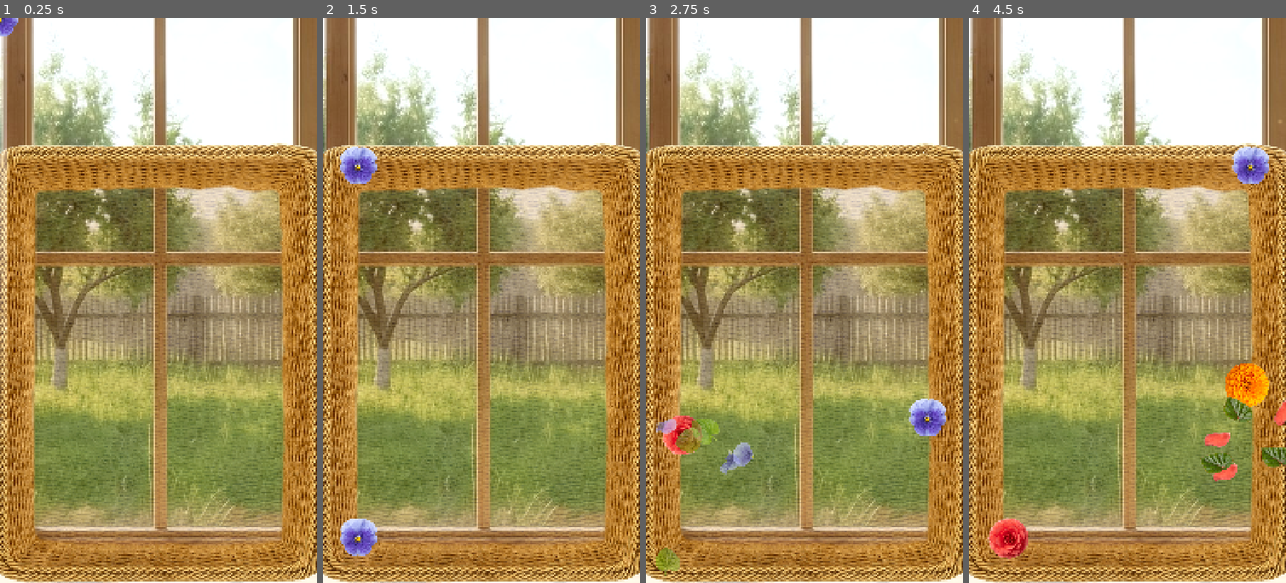
Above: before the commit, frames 1-4 (left to right).
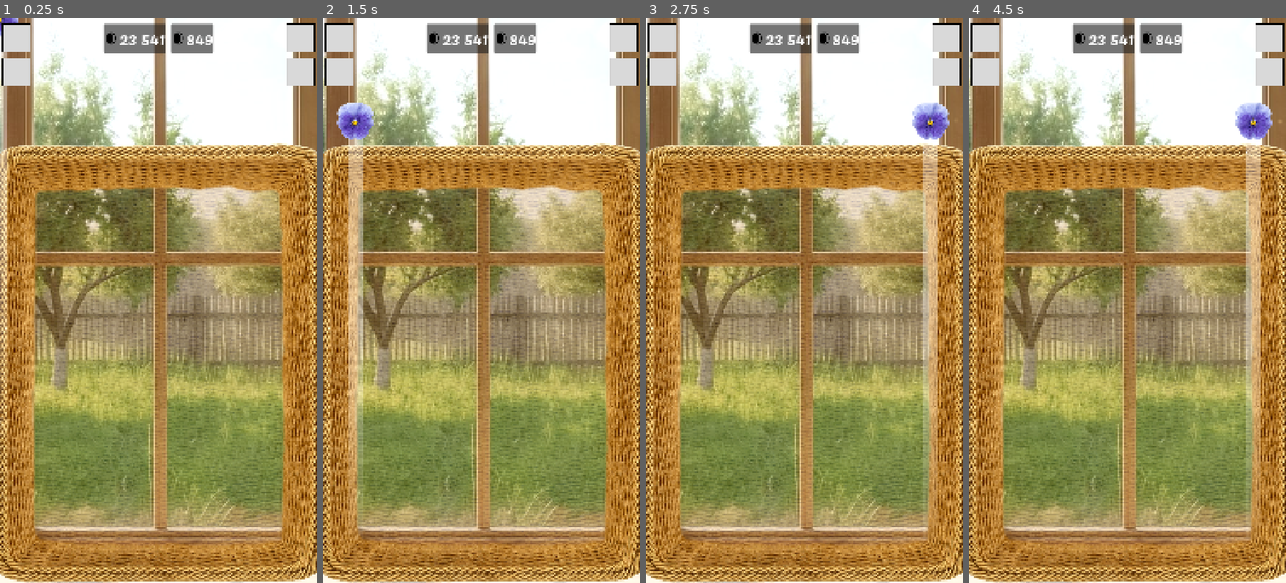
Above: after the commit, the same moments.

Repository: justkuzan/SuikaGame
Game: Godot game, scene res://Core/Level/Level.tscn
Two runs of this game, one before a commit and one after it. Both use one fixed random seed, a clock stepped at 60 frames per second and the inputs below.
Inputs (mouse positions are in pixels of both pictures, inside the frame that each line leads up to):
- Up to frame 1 (0.25 s): no input
- Up to frame 2 (1.5 s): click (338, 40) at 0.52 s; click (338, 74) at 1.27 s
- Up to frame 3 (2.75 s): click (947, 40) at 2.02 s
- Up to frame 4 (4.5 s): click (1270, 74) at 2.77 s; click (1270, 40) at 3.52 s; click (1270, 74) at 4.27 s

The runs differ from the first frame. In frame 1, 3.5% of the frame differs, in the area x 0-100%, y 0-12%; in frame 2, 8.0%; in frame 3, 8.9%; in frame 4, 9.7%, in the area x 0-100%, y 0-96%.
Error before the commit: Parse Error: Identifier "combo_multiplier" not declared in the current scope. (res://Core/ScoreManager/ScoreManager.gd:18)

Commit message:
Added draft game UI

Diff:
--- a/Assets/Sprites/TestObjects/test_icon.svg
+++ /dev/null
@@ -1,9 +0,0 @@
-<svg width="42" height="42" viewBox="0 0 42 42" fill="none" xmlns="http://www.w3.org/2000/svg">
-<path d="M7.66667 41.0003C11.3486 41.0003 14.3333 38.0156 14.3333 34.3337C14.3333 30.6518 11.3486 27.667 7.66667 27.667C3.98477 27.667 1 30.6518 1 34.3337C1 38.0156 3.98477 41.0003 7.66667 41.0003Z" fill="#7E5200"/>
-<path d="M13.333 34.334C13.333 31.2045 10.7965 28.6672 7.66699 28.667C4.53738 28.667 2 31.2044 2 34.334C2.00018 37.4634 4.53749 40 7.66699 40C10.7963 39.9998 13.3328 37.4633 13.333 34.334ZM15.333 34.334C15.3328 38.5679 11.9009 41.9998 7.66699 42C3.43292 42 0.000176263 38.568 0 34.334C0 30.0998 3.43281 26.667 7.66699 26.667C11.901 26.6672 15.333 30.0999 15.333 34.334Z" fill="#7E5200"/>
-<path d="M34.3337 38.7777C38.0156 38.7777 41.0003 35.7929 41.0003 32.111C41.0003 28.4291 38.0156 25.4443 34.3337 25.4443C30.6518 25.4443 27.667 28.4291 27.667 32.111C27.667 35.7929 30.6518 38.7777 34.3337 38.7777Z" fill="#7E5200"/>
-<path d="M40 32.1113C40 28.9818 37.4634 26.4445 34.334 26.4443C31.2044 26.4443 28.667 28.9817 28.667 32.1113C28.6672 35.2408 31.2045 37.7773 34.334 37.7773C37.4633 37.7772 39.9998 35.2407 40 32.1113ZM42 32.1113C41.9998 36.3453 38.5679 39.7772 34.334 39.7773C30.0999 39.7773 26.6672 36.3454 26.667 32.1113C26.667 27.8771 30.0998 24.4443 34.334 24.4443C38.568 24.4445 42 27.8773 42 32.1113Z" fill="#7E5200"/>
-<path d="M40.9997 1L14.333 7.66667V16.5556L40.9997 9.88889V1Z" fill="#7E5200"/>
-<path d="M14.333 34.3333V16.5556ZM40.9997 32.1111V9.88889ZM14.333 16.5556V7.66667L40.9997 1V9.88889M14.333 16.5556L40.9997 9.88889Z" fill="#7E5200"/>
-<path d="M40 32.111V11.1686L15.333 17.3356V34.3327C15.333 34.8849 14.8853 35.3327 14.333 35.3327C13.7807 35.3327 13.333 34.8849 13.333 34.3327V7.66664C13.333 7.20777 13.6457 6.80723 14.0908 6.69593L40.7568 0.0299192C41.0556 -0.0447661 41.3725 0.0220527 41.6152 0.21156C41.8579 0.40107 42 0.691774 42 0.999646V32.111C41.9999 32.663 41.5521 33.1108 41 33.111C40.4478 33.111 40.0001 32.6632 40 32.111ZM15.333 8.44594V15.2741L40 9.10707V2.27992L15.333 8.44594Z" fill="#7E5200"/>
-</svg>
--- a/Core/Level/Level.tscn
+++ b/Core/Level/Level.tscn
@@ -48,12 +48,12 @@
 [node name="SpawnController" parent="." unique_id=2099989366 node_paths=PackedStringArray("spawner") instance=ExtResource("7_8t823")]
 spawner = NodePath("../Spawner")
 
-[node name="CanvasLayer" parent="." unique_id=392788018 instance=ExtResource("8_8t823")]
-
 [node name="ScoreManager" parent="." unique_id=104208058 instance=ExtResource("9_4pbvs")]
 
 [node name="WorldEffects" parent="." unique_id=1849028498 instance=ExtResource("6_522nl")]
 
+[node name="InGameUI" parent="." unique_id=392788018 instance=ExtResource("8_8t823")]
+
 [node name="DebugManager" parent="." unique_id=459966933 instance=ExtResource("10_s8yjo")]
 visible = false
 flower_array = Array[ExtResource("11_6o4ui")]([ExtResource("12_bfaga"), ExtResource("13_uqkfl"), ExtResource("14_wfa2j"), ExtResource("15_8bs7h"), ExtResource("16_8lug0"), ExtResource("17_h7cw6"), ExtResource("18_g8yq2"), ExtResource("19_sm7tg"), ExtResource("20_thhmb"), ExtResource("21_3j116")])
--- a/Core/ScoreManager/ScoreManager.gd
+++ b/Core/ScoreManager/ScoreManager.gd
@@ -3,7 +3,7 @@
 
 @export var flower_resources: Array[FlowerData] = []
 
-#var combo_multiplier: int = 1
+var combo_multiplier: int = 1
 
 #var score_tween: Tween
 
@@ -27,8 +27,8 @@
 	SignalBus.coins_changed.emit(GameManager.total_coins)
 
 
-func on_combo_updated(_pos: Vector2, combo_count: int, combo_multiplier: int) -> void:
-	combo_multiplier = count
+func on_combo_updated(_pos: Vector2, _combo_count: int, new_combo_multiplier: int) -> void:
+	combo_multiplier = new_combo_multiplier
 
 
 #func score_animation() -> void:
--- a/UI/InGameUI.tscn
+++ b/UI/InGameUI.tscn
@@ -1,8 +1,15 @@
 [gd_scene format=3 uid="uid://wt22gdfc845k"]
 
 [ext_resource type="Script" uid="uid://b5tjkq6wgnoo6" path="res://UI/InGameUi.gd" id="1_iybee"]
+[ext_resource type="Texture2D" uid="uid://bqi1yu8iwr86w" path="res://Assets/Sprites/TestObjects/button-placeholder.png" id="2_v4w3m"]
+[ext_resource type="Texture2D" uid="uid://dspo1dek3tcm8" path="res://Assets/Sprites/TestObjects/icon-placeholder.png" id="3_fpkuk"]
+[ext_resource type="FontFile" uid="uid://cacm4b36c5c5a" path="res://Assets/Fonts/Pacifico-Regular.ttf" id="4_slqm7"]
 
-[node name="CanvasLayer" type="CanvasLayer" unique_id=392788018]
+[sub_resource type="LabelSettings" id="LabelSettings_yoa8l"]
+font = ExtResource("4_slqm7")
+font_size = 56
+
+[node name="InGameUI" type="CanvasLayer" unique_id=392788018]
 script = ExtResource("1_iybee")
 
 [node name="InGameUI" type="Control" parent="." unique_id=2125534134]
@@ -14,26 +21,105 @@
 grow_vertical = 2
 mouse_filter = 2
 
-[node name="MarginContainer" type="MarginContainer" parent="InGameUI" unique_id=1401164672]
+[node name="General-Margin" type="MarginContainer" parent="InGameUI" unique_id=1401164672]
 layout_mode = 1
-anchors_preset = 15
-anchor_right = 1.0
-anchor_bottom = 1.0
+anchors_preset = 5
+anchor_left = 0.5
+anchor_right = 0.5
+offset_left = -540.0
+offset_right = 540.0
+offset_bottom = 188.0
 grow_horizontal = 2
-grow_vertical = 2
-theme_override_constants/margin_left = 50
-theme_override_constants/margin_top = 50
-theme_override_constants/margin_right = 50
-theme_override_constants/margin_bottom = 50
+theme_override_constants/margin_left = 8
+theme_override_constants/margin_top = 20
+theme_override_constants/margin_right = 8
+theme_override_constants/margin_bottom = 20
 
-[node name="HBoxContainer" type="HBoxContainer" parent="InGameUI/MarginContainer" unique_id=846132476]
+[node name="Top-HBox" type="HBoxContainer" parent="InGameUI/General-Margin" unique_id=846132476]
 layout_mode = 2
 size_flags_vertical = 0
 
-[node name="Button" type="Button" parent="InGameUI/MarginContainer/HBoxContainer" unique_id=1295776541]
-visible = false
+[node name="LeftButtons-VBox" type="VBoxContainer" parent="InGameUI/General-Margin/Top-HBox" unique_id=1312850403]
 layout_mode = 2
-toggle_mode = true
-text = "Mute music"
+theme_override_constants/separation = 20
 
-[connection signal="toggled" from="InGameUI/MarginContainer/HBoxContainer/Button" to="." method="_on_button_toggled"]
+[node name="Menu-TextureButton" type="TextureButton" parent="InGameUI/General-Margin/Top-HBox/LeftButtons-VBox" unique_id=1552402156]
+layout_mode = 2
+texture_normal = ExtResource("2_v4w3m")
+
+[node name="SoundOff-TextureButton" type="TextureButton" parent="InGameUI/General-Margin/Top-HBox/LeftButtons-VBox" unique_id=693055671]
+layout_mode = 2
+texture_normal = ExtResource("2_v4w3m")
+
+[node name="Empty" type="MarginContainer" parent="InGameUI/General-Margin/Top-HBox" unique_id=1965676137]
+layout_mode = 2
+size_flags_horizontal = 3
+
+[node name="CenterCounters-HBox" type="HBoxContainer" parent="InGameUI/General-Margin/Top-HBox" unique_id=335160967]
+layout_mode = 2
+theme_override_constants/separation = 20
+
+[node name="Counter-Margin" type="MarginContainer" parent="InGameUI/General-Margin/Top-HBox/CenterCounters-HBox" unique_id=288157892]
+layout_mode = 2
+size_flags_vertical = 0
+
+[node name="CounterBg-Panel" type="Panel" parent="InGameUI/General-Margin/Top-HBox/CenterCounters-HBox/Counter-Margin" unique_id=315065840]
+layout_mode = 2
+
+[node name="Counter-HBox" type="HBoxContainer" parent="InGameUI/General-Margin/Top-HBox/CenterCounters-HBox/Counter-Margin" unique_id=1198849235]
+layout_mode = 2
+size_flags_horizontal = 4
+size_flags_vertical = 4
+
+[node name="Icon-TextureRect" type="TextureRect" parent="InGameUI/General-Margin/Top-HBox/CenterCounters-HBox/Counter-Margin/Counter-HBox" unique_id=331346275]
+layout_mode = 2
+size_flags_vertical = 4
+texture = ExtResource("3_fpkuk")
+stretch_mode = 2
+
+[node name="Counter-Label" type="Label" parent="InGameUI/General-Margin/Top-HBox/CenterCounters-HBox/Counter-Margin/Counter-HBox" unique_id=63904488]
+layout_mode = 2
+size_flags_vertical = 0
+text = "23 541"
+label_settings = SubResource("LabelSettings_yoa8l")
+
+[node name="Coins-Margin" type="MarginContainer" parent="InGameUI/General-Margin/Top-HBox/CenterCounters-HBox" unique_id=296882636]
+layout_mode = 2
+size_flags_vertical = 0
+
+[node name="CoinsBg-Panel" type="Panel" parent="InGameUI/General-Margin/Top-HBox/CenterCounters-HBox/Coins-Margin" unique_id=991110207]
+layout_mode = 2
+
+[node name="Coins-HBox" type="HBoxContainer" parent="InGameUI/General-Margin/Top-HBox/CenterCounters-HBox/Coins-Margin" unique_id=1196540390]
+layout_mode = 2
+size_flags_horizontal = 4
+size_flags_vertical = 4
+
+[node name="Icon-TextureRect" type="TextureRect" parent="InGameUI/General-Margin/Top-HBox/CenterCounters-HBox/Coins-Margin/Coins-HBox" unique_id=676708168]
+layout_mode = 2
+size_flags_vertical = 4
+texture = ExtResource("3_fpkuk")
+stretch_mode = 2
+
+[node name="Coins-Label" type="Label" parent="InGameUI/General-Margin/Top-HBox/CenterCounters-HBox/Coins-Margin/Coins-HBox" unique_id=1771735135]
+layout_mode = 2
+size_flags_vertical = 0
+text = "849"
+label_settings = SubResource("LabelSettings_yoa8l")
+
+[node name="Empty2" type="MarginContainer" parent="InGameUI/General-Margin/Top-HBox" unique_id=781786151]
+layout_mode = 2
+size_flags_horizontal = 3
+
+[node name="RightButtons-VBox" type="VBoxContainer" parent="InGameUI/General-Margin/Top-HBox" unique_id=1366916761]
+layout_mode = 2
+size_flags_horizontal = 8
+theme_override_constants/separation = 20
+
+[node name="Booster1-TextureButton" type="TextureButton" parent="InGameUI/General-Margin/Top-HBox/RightButtons-VBox" unique_id=1328581110]
+layout_mode = 2
+texture_normal = ExtResource("2_v4w3m")
+
+[node name="Booster2-TextureButton" type="TextureButton" parent="InGameUI/General-Margin/Top-HBox/RightButtons-VBox" unique_id=757628140]
+layout_mode = 2
+texture_normal = ExtResource("2_v4w3m")
--- a/UI/InGameUi.gd
+++ b/UI/InGameUi.gd
@@ -1,6 +1,4 @@
 extends CanvasLayer
-
-@onready var button: Button = $InGameUI/MarginContainer/HBoxContainer/Button
 
 
 func music_switch() -> void:
@@ -14,5 +12,4 @@
 	#if toggled_on == false:
 		#AudioManager.music.play()
 
-
 	AudioManager.music.stream_paused = toggled_on
Binary file added: Assets/Sprites/TestObjects/button-placeholder.png
Not shown, changed: Assets/Sprites/TestObjects/button-placeholder.png.import
Binary file added: Assets/Sprites/TestObjects/icon-placeholder.png
Not shown, changed: Assets/Sprites/TestObjects/icon-placeholder.png.import
Binary file removed: Assets/Sprites/TestObjects/test_button.png
